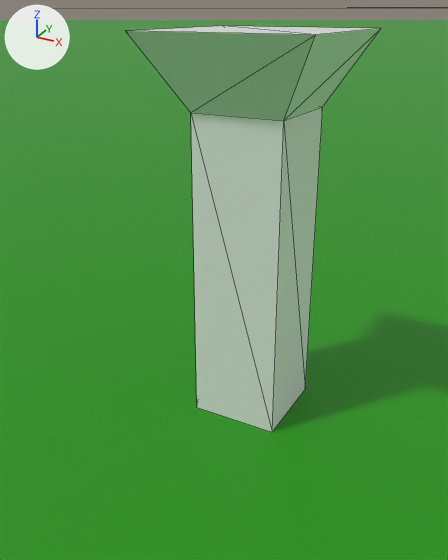
The glTF model assets/terrain/testmap.gltf: old version first, new version second.
One viewpoint serves both versions: a 50 mm lens placed at (47.5, 0.9, 16.5), pointed at (36.6, 20.7, 6.7). The lights are fixed; the arrows at upper left show +X, +Y and +Z. Mesh edges are drawn as thin lines. Vertices at the same position are counted once.
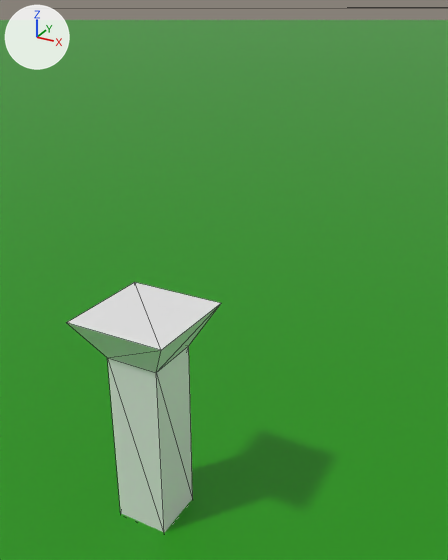
Boxes [x1, y1, x2, y2] around the edits, measured in the pictures (448 x 560 px):
'Cube.002', mesh rescaled, moved (39% narrower, 38% shorter): before [126, 26, 381, 432]; after [67, 282, 221, 532]

The change in detail:
me_cube_007 has 12 vertices, 20 faces and spans x -3.7..3.7, y -3.7..3.7, z -6.9..9.9.
me_cube_007 is used by ob_cube_002; location (36.38, 24.04, 5.89).
me_cube_007 part 1: the whole mesh is scaled about its middle by 0.5, then moved by (36.4, 15.8, 1.6).
Object 'Cube.002' (ob_cube_002) moves from (36.38, 24.04, 5.89) to (0.0, 0.0, 0.0).
